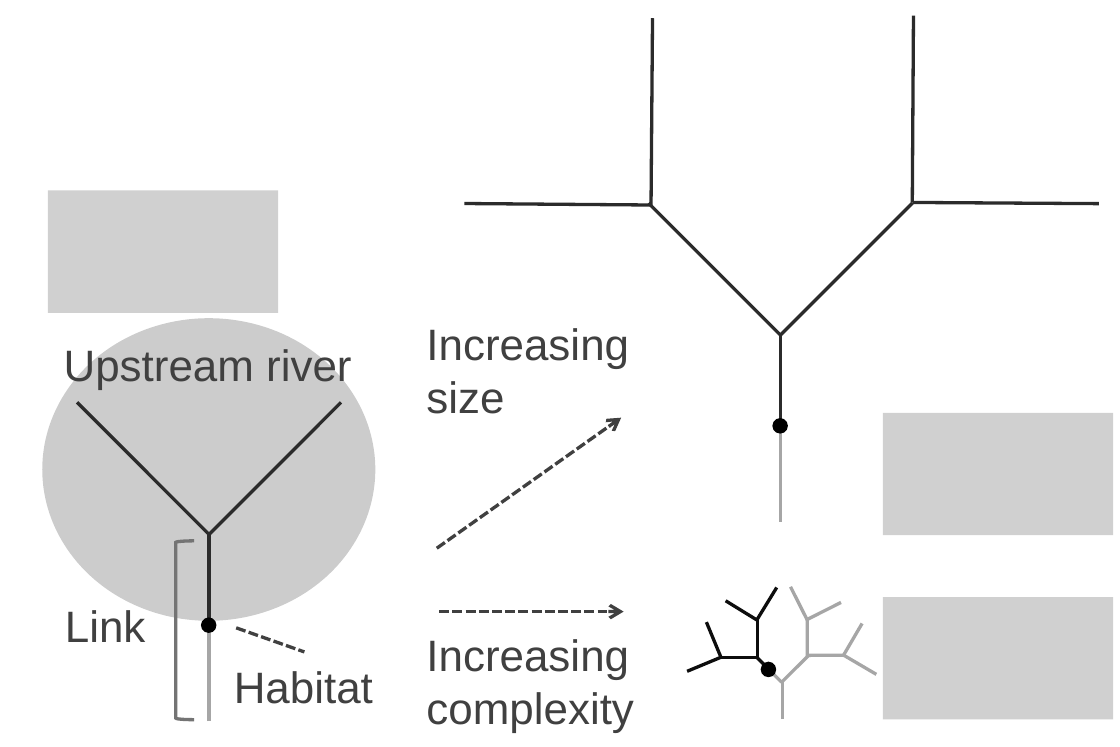
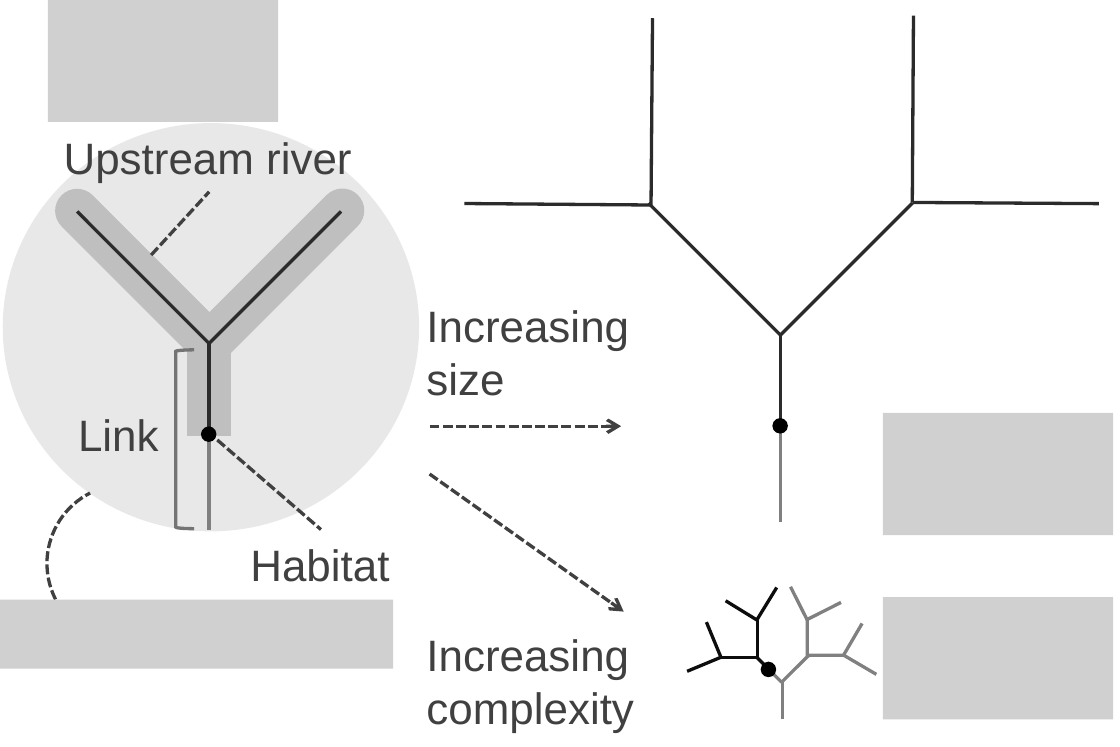
Before and after one commit to aterui/public-proj_fcl-river-synthesis, a slide deck: slide 1 of tex/figure.pptx. Drawn at 1120x747 pixels with LibreOffice and Linux fonts; fonts in the diff are those of the drawing; grey boxes stand for pictures. Boxes give left, top, right and bottom in pixels: in the first picture for what was removed or moved away, otherwise in the second. Text is boxed around its words. In the diff, an @@ line names an element or a change of style, - is before the commit and + after.

```diff
--- a/tex/figure.pptx
+++ b/tex/figure.pptx
@@ picture added at (x1=47, y1=0, x2=278, y2=122) @@
@@ ellipse added at (x1=3, y1=123, x2=419, y2=531), fill #D9D9D9 at 60% opacity @@
@@ text "Upstream river" moved from (x1=64, y1=346, x2=351, y2=390) to (x1=64, y1=142, x2=351, y2=183) @@
@@ picture removed at (x1=47, y1=190, x2=278, y2=311) @@
@@ line added from (152, 254) to (209, 191), #404040 1.5 pt dashed @@
@@ line added from (209, 343) to (77, 210), #BFBFBF 20 pt @@
@@ line added from (210, 343) to (343, 210), #BFBFBF 20 pt @@
@@ text "Increasing" moved from (x1=426, y1=328, x2=629, y2=414) to (x1=426, y1=310, x2=629, y2=396) @@
@@ ellipse removed at (x1=43, y1=318, x2=376, y2=619) @@
@@ line added from (209, 436) to (209, 343), #BFBFBF 20 pt @@
@@ text "Link" rewrapped from (x1=65, y1=606, x2=146, y2=642) to (x1=78, y1=419, x2=159, y2=451) @@
@@ 4 lines, 1 left bracket, 1 ellipse moved together from (x1=77, y1=401, x2=341, y2=720) to (x1=77, y1=212, x2=341, y2=529) @@
@@ line (209, 529) - (209, 436): stroke #A6A6A6 1.5 pt to #808080 1.5 pt @@
@@ line moved from (235, 627) - (305, 651) to (216, 439) - (321, 529) @@
@@ arrow moved from (436, 548) - (621, 417) to (430, 427) - (621, 427) @@
@@ line (780, 521) - (780, 428): stroke #A6A6A6 1.5 pt to #808080 1.5 pt @@
@@ arc (boxed as its full ellipse) added at (x1=20, y1=456, x2=233, y2=669), outline #404040 1.5 pt dashed @@
@@ arrow moved from (439, 611) - (624, 611) to (430, 474) - (624, 611) @@
@@ text "Habitat" moved from (x1=234, y1=671, x2=373, y2=704) to (x1=250, y1=549, x2=389, y2=582) @@
@@ picture added at (x1=0, y1=599, x2=393, y2=668) @@
@@ line (807, 619) - (790, 586): stroke #A6A6A6 1.5 pt to #808080 1.5 pt @@
@@ line (807, 656) - (807, 618): stroke #A6A6A6 1.5 pt to #808080 1.5 pt @@
@@ line (807, 619) - (840, 602): stroke #A6A6A6 1.5 pt to #808080 1.5 pt @@
@@ line (844, 656) - (861, 622): stroke #A6A6A6 1.5 pt to #808080 1.5 pt @@
@@ line (782, 681) - (809, 654): stroke #A6A6A6 1.5 pt to #808080 1.5 pt @@
@@ line (807, 654) - (845, 654): stroke #A6A6A6 1.5 pt to #808080 1.5 pt @@
@@ line (844, 656) - (877, 673): stroke #A6A6A6 1.5 pt to #808080 1.5 pt @@
@@ line (782, 681) - (768, 668): stroke #A6A6A6 1.5 pt to #808080 1.5 pt @@
@@ line (782, 719) - (782, 681): stroke #A6A6A6 1.5 pt to #808080 1.5 pt @@
```
Also in this commit, not shown: 6 other files.
